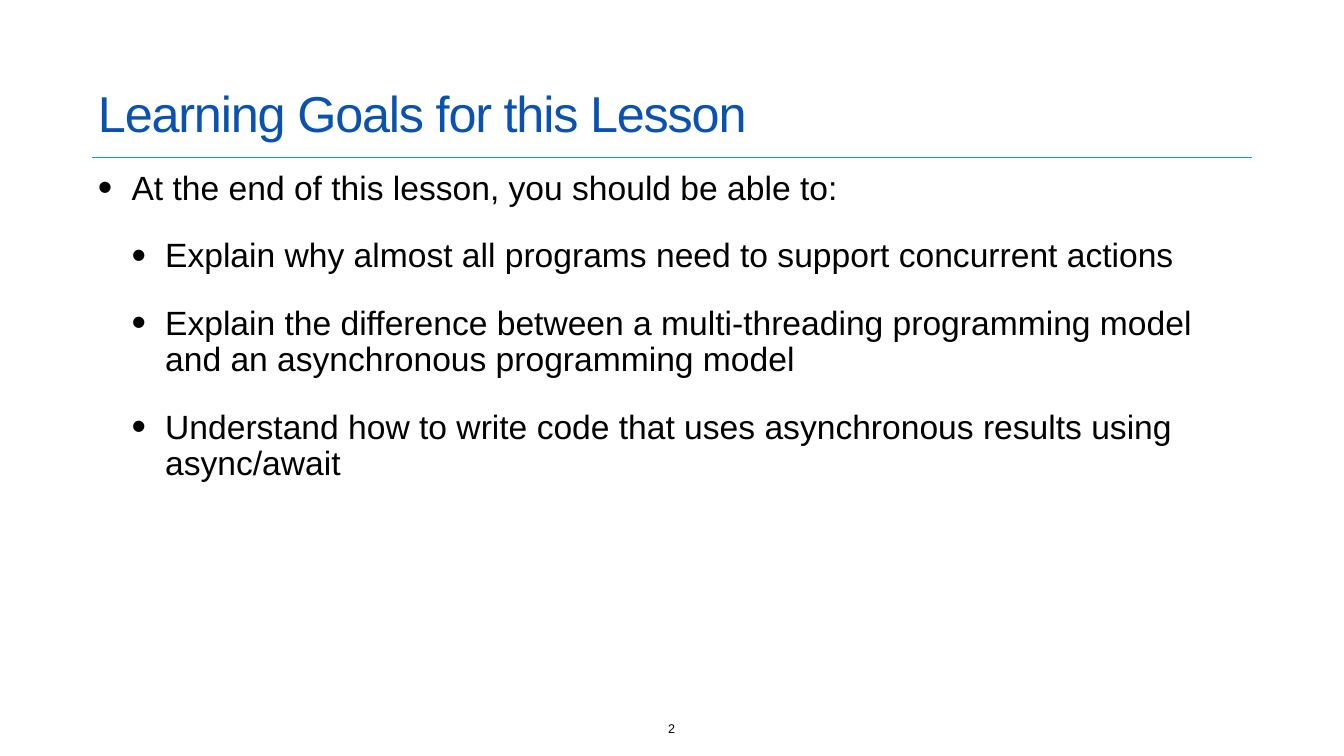
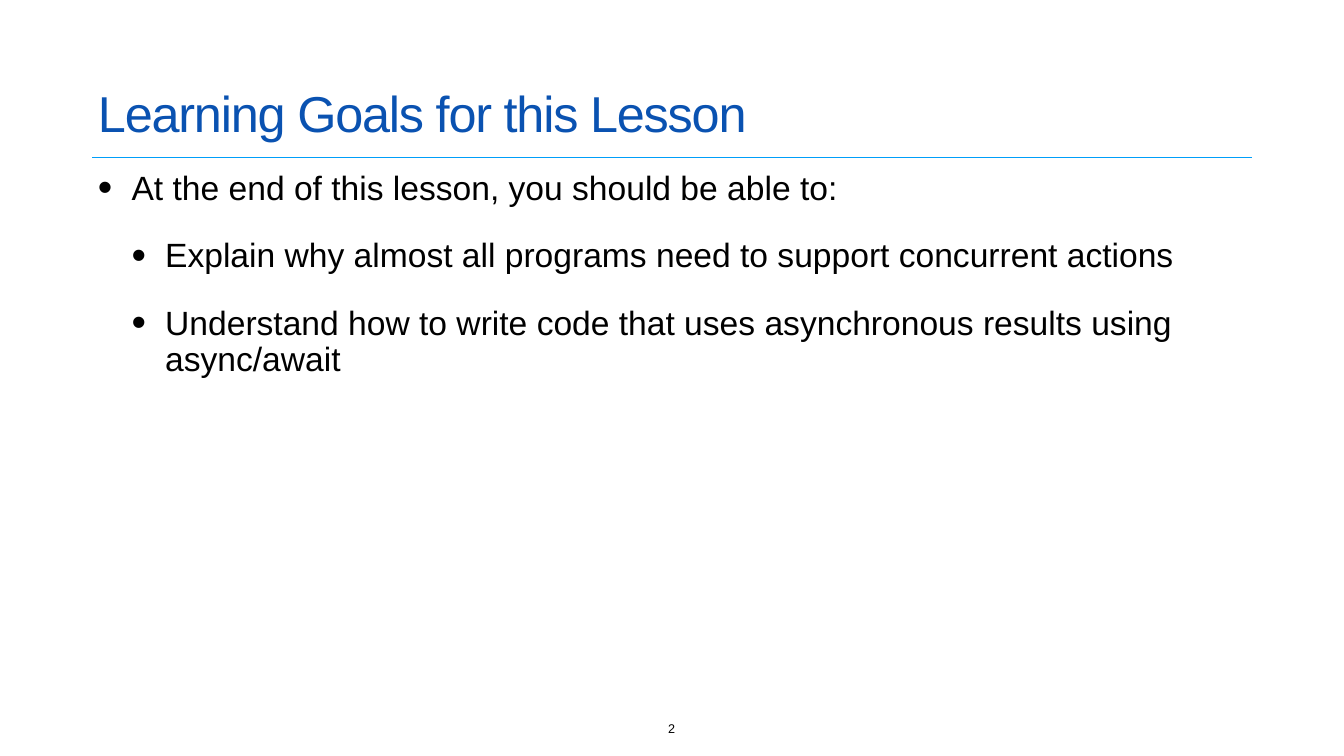
Before and after one commit to neu-se/CS4530-Spring-2022, a slide deck: slide 2 of Slides/Lesson 4.1 Concurrent Programming.pptx. Drawn at 1344x756 pixels with LibreOffice and Linux fonts; fonts in the diff are those of the drawing. Boxes give left, top, right and bottom in pixels: in the first picture for what was removed or moved away, otherwise in the second. Text is boxed around its words. In the diff, an @@ line names an element or a change of style, - is before the commit and + after.

```diff
--- a/Slides/Lesson 4.1 Concurrent Programming.pptx
+++ b/Slides/Lesson 4.1 Concurrent Programming.pptx
@@ text at <box>165,310,1192,378</box>: paragraph removed @@
-  • Explain the difference between a multi-threading programming model and an asynchronous programming model
```
Also in this commit, not shown: 15 other slides changed, 5 slides removed, 1 other file.
